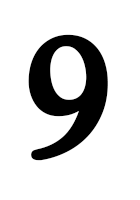
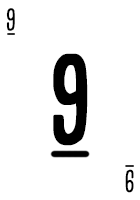
Layers edited between the first and the second 140 × 200 image:
added layer "Layer 3 copy" above "Layer 3" over [7, 33, 15, 35]
added layer "Layer 3" above "Layer 2" over [125, 165, 134, 167]
added layer "Layer 2" above "9 copy" over [50, 150, 90, 158]
added layer "9 copy" above "9" over [125, 169, 134, 193]
added layer "9" (1st of 2) above "9" over [6, 8, 15, 31]
painted on "9" (2nd of 2) over [28, 34, 108, 161]
